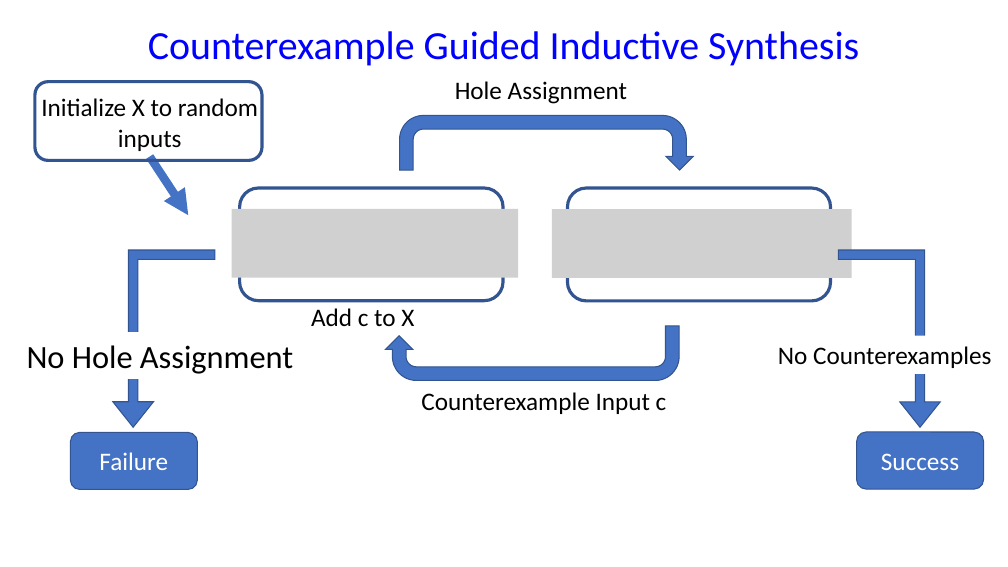
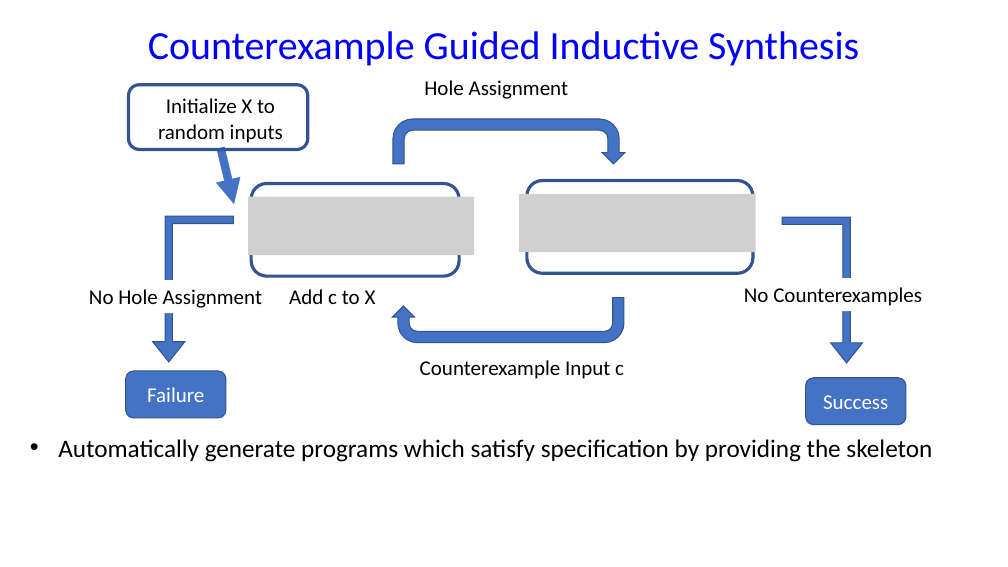
Before and after one commit to chipmunk-project/chipmunk_talk, a slide deck: slide 5 of HotNets_talk.pptx. Drawn at 1008x567 pixels with LibreOffice and Linux fonts; fonts in the diff are those of the drawing; grey boxes stand for pictures. Boxes give left, top, right and bottom in pixels: in the first picture for what was removed or moved away, otherwise in the second. Text is boxed around its words. In the diff, an @@ line names an element or a change of style, - is before the commit and + after.

```diff
--- a/HotNets_talk.pptx
+++ b/HotNets_talk.pptx
@@ rectangle "Initialize X to random inputs": place and size @@
-rectangle "Initialize X to random inputs" at [31, 88, 269, 157]
+rectangle "Initialize X to random inputs" at [126, 89, 315, 147]
@@ rounded rectangle: place and size @@
-rounded rectangle at [35, 82, 262, 160]
+rounded rectangle at [129, 85, 308, 150]
@@ text "Hole Assignment": place and size @@
-text "Hole Assignment" at [455, 81, 627, 104]
+text "Hole Assignment" at [424, 80, 569, 99]
@@ uturn arrow: place and size @@
-uturn arrow at [400, 116, 693, 170]
+uturn arrow at [393, 119, 625, 163]
@@ arrow moved from (150, 157) - (188, 216) to (221, 147) - (234, 204) @@
@@ picture: place and size @@
-picture at [231, 209, 518, 278]
+picture at [248, 197, 474, 255]
@@ rounded rectangle: place and size @@
-rounded rectangle at [240, 188, 503, 301]
+rounded rectangle at [251, 184, 459, 277]
@@ picture: place and size @@
-picture at [552, 209, 851, 278]
+picture at [520, 194, 756, 252]
@@ rounded rectangle: place and size @@
-rounded rectangle at [568, 188, 831, 301]
+rounded rectangle at [527, 181, 753, 274]
@@ bent up arrow: place and size @@
-bent up arrow at [113, 250, 215, 427]
+bent up arrow at [153, 216, 234, 362]
@@ bent up arrow: place and size @@
-bent up arrow at [839, 250, 941, 427]
+bent up arrow at [783, 217, 863, 363]
@@ text "No Hole Assignment": place and size @@
-text "No Hole Assignment" at [27, 345, 293, 374]
+text "No Hole Assignment" at [89, 289, 263, 308]
@@ text "No Hole Assignment" at [89, 289, 263, 308]: size 30.9 to 20 pt @@
@@ text "Add c to X": place and size @@
-text "Add c to X" at [311, 308, 414, 326]
+text "Add c to X" at [289, 289, 376, 304]
@@ uturn arrow: place and size @@
-uturn arrow at [386, 326, 679, 380]
+uturn arrow at [392, 298, 625, 343]
@@ text "No Counterexamples": place and size @@
-text "No Counterexamples" at [778, 346, 991, 368]
+text "No Counterexamples" at [744, 287, 922, 306]
@@ text "Counterexample Input c": place and size @@
-text "Counterexample Input c" at [421, 392, 667, 414]
+text "Counterexample Input c" at [420, 360, 624, 379]
@@ rounded rectangle "Failure": place and size @@
-rounded rectangle "Failure" at [70, 433, 197, 490]
+rounded rectangle "Failure" at [126, 371, 226, 418]
@@ size 24 to 20 pt in 7 elements at [424, 80, 569, 99], [289, 289, 376, 304], [126, 89, 315, 147], [420, 360, 624, 379], [744, 287, 922, 306], [126, 371, 226, 418], [806, 378, 907, 425] @@
@@ rounded rectangle "Success": place and size @@
-rounded rectangle "Success" at [857, 432, 984, 489]
+rounded rectangle "Success" at [806, 378, 907, 425]
@@ text added at [58, 439, 932, 462], 24 pt, text #000000 @@
+• Automatically generate programs which satisfy specification by providing the skeleton
```
Also in this commit, not shown: 7 other slides changed, 1 slide added, 1 other file.
